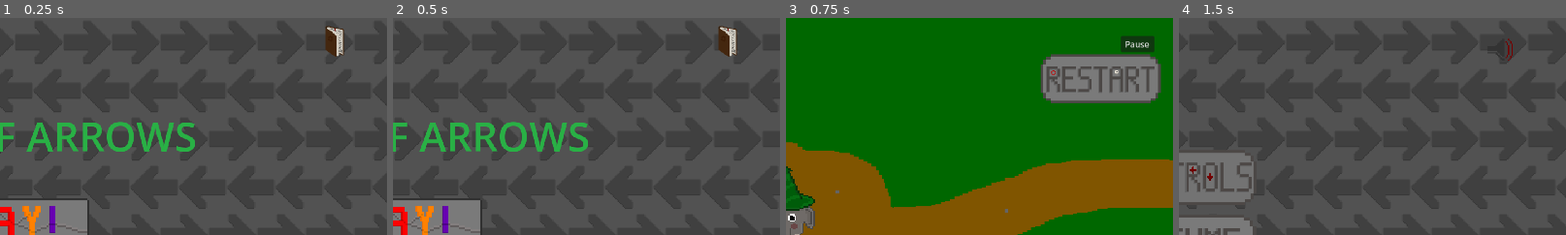
Above: before the commit, frames 1-4 (left to right).
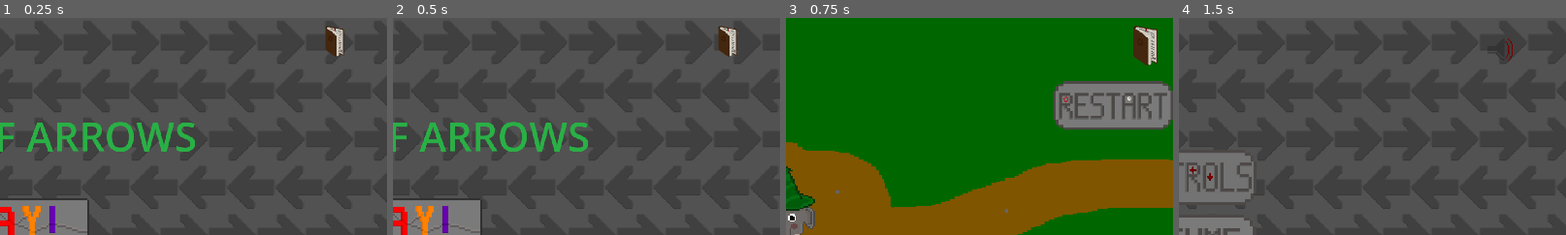
Above: after the commit, the same moments.

Repository: matteoJeulin/gameJam2023
Game: Godot game, scene res://Scenes/Menus/Startmenu.tscn
The game is run twice, just before and just after one commit, with the same random seed, the same clock (stepped at 60 frames per second) and the same inputs.
Inputs (mouse positions are % of the whole screen's width and height, from its top left; square brackets give the same spot before the commit, where the layout moved):
- Up to frame 1 (0.25 s): no input
- Up to frame 2 (0.5 s): no input
- Up to frame 3 (0.75 s): click (50, 47) at 0.5 s
- Up to frame 4 (1.5 s): click (96, 6) [95, 6] at 1.25 s
The pictures show only the part of the screen within x 50-100%, y 0-50%; the shares and areas given below are measured in that part.

Frames 1-2 are identical in both runs. In frame 3, 10% of the frame differs, in the area x 65-100%, y 3-52%; in frame 4, nothing differs.

Commit message:
FIxed Pause Button

Diff:
--- a/Scenes/Characters/player.tscn
+++ b/Scenes/Characters/player.tscn
@@ -1,8 +1,9 @@
-[gd_scene load_steps=6 format=3 uid="uid://cedasj6m778up"]
+[gd_scene load_steps=7 format=3 uid="uid://cedasj6m778up"]
 
 [ext_resource type="Script" path="res://Scripts/Character/player.gd" id="1_fy2mp"]
 [ext_resource type="Texture2D" uid="uid://djitfxu20dcva" path="res://assets/sprites/player/player_down.png" id="2_ep43r"]
 [ext_resource type="Texture2D" uid="uid://bwxxmascex13p" path="res://assets/sprites/buttons/restart_button.png" id="3_f5hwx"]
+[ext_resource type="Texture2D" uid="uid://ce00g0eag5c17" path="res://assets/sprites/buttons/settings_button.png" id="3_x21ga"]
 
 [sub_resource type="RectangleShape2D" id="RectangleShape2D_xqgxk"]
 size = Vector2(92, 74)
@@ -24,18 +25,18 @@
 [node name="Camera2D" type="Camera2D" parent="."]
 zoom = Vector2(1.3, 1.3)
 
-[node name="Pause" type="Button" parent="."]
-offset_left = 639.0
-offset_top = -381.0
-offset_right = 703.0
-offset_bottom = -350.0
-text = "Pause"
+[node name="Pause" type="TextureButton" parent="."]
+offset_left = 636.0
+offset_top = -413.0
+offset_right = 736.0
+offset_bottom = -313.0
+texture_normal = ExtResource("3_x21ga")
 
 [node name="Restart" type="TextureButton" parent="."]
-offset_left = 486.0
-offset_top = -346.0
-offset_right = 806.0
-offset_bottom = -211.0
+offset_left = 510.0
+offset_top = -295.0
+offset_right = 830.0
+offset_bottom = -160.0
 scale = Vector2(0.715801, 0.691507)
 texture_normal = ExtResource("3_f5hwx")
 script = SubResource("GDScript_5sml8")
--- a/Scenes/Niveaux/Niveau1.tscn
+++ b/Scenes/Niveaux/Niveau1.tscn
@@ -139,7 +139,7 @@
 
 [node name="Player" parent="." instance=ExtResource("2_egr84")]
 z_index = 1
-position = Vector2(1158, 2676)
+position = Vector2(757, 2556)
 
 [node name="Floor" type="TileMap" parent="."]
 z_index = -1
--- a/Scenes/Niveaux/niveau3.tscn
+++ b/Scenes/Niveaux/niveau3.tscn
@@ -1101,7 +1101,7 @@
 
 [node name="Player" parent="." instance=ExtResource("12_2kx3e")]
 z_index = 1
-position = Vector2(5857, 465)
+position = Vector2(630, 2315)
 
 [node name="Arrow_Green_Right" parent="." instance=ExtResource("13_xw61g")]
 position = Vector2(513, 1418)
Renamed: Scenes/Niveaux/niveau_4.tscn -> Scenes/Niveaux/niveau4.tscn
